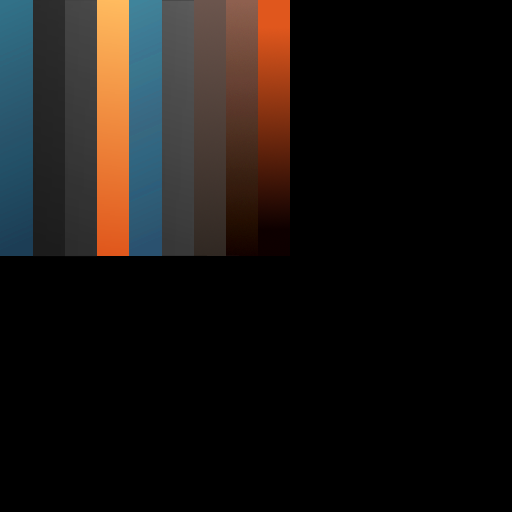
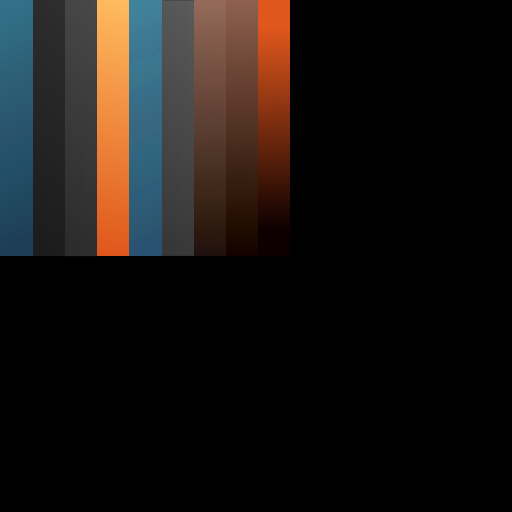
Before/after of a 512px x 512px layered artwork. What changed in the layer stack:
renamed "Raider base" to "Raider base copy", moved it above "Raider base", painted on it over [194, 0, 226, 256]
